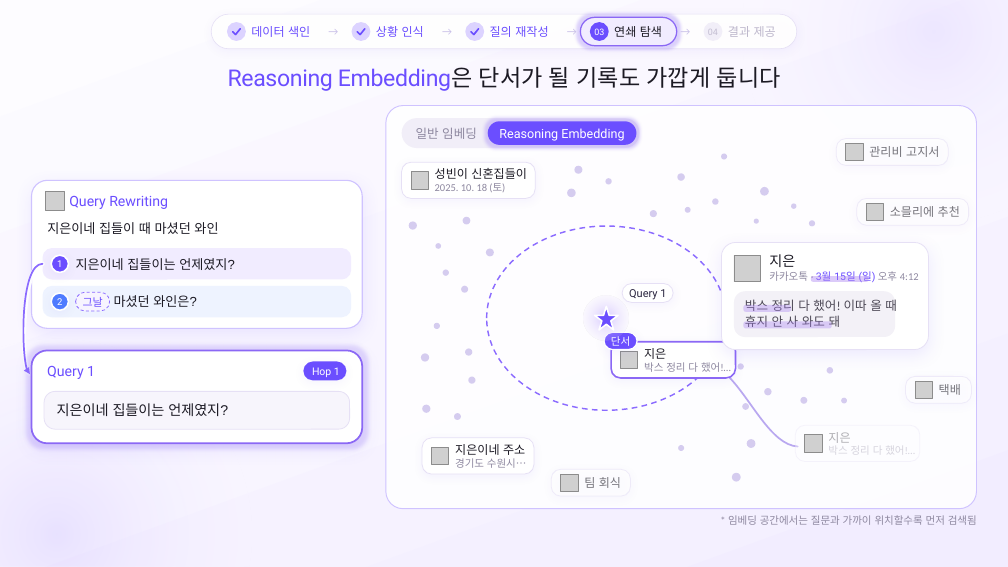
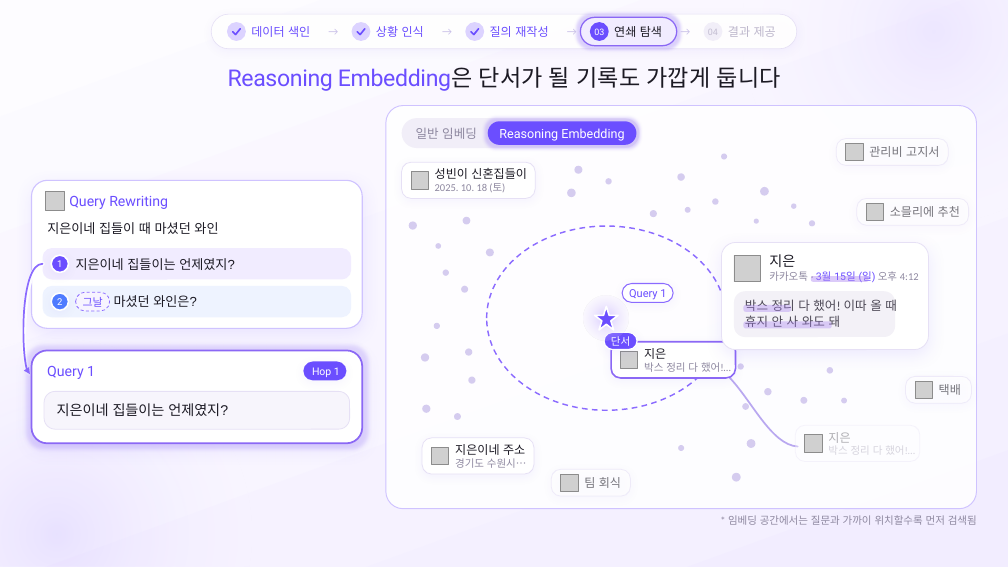
Before and after one commit to SB-Jo/t3, a slide deck: slide 14 of weave/결선준비/09_HowItWorks/HowItWorks_Argon_claude.pptx. Drawn at 1008x567 pixels with LibreOffice and Linux fonts; fonts in the diff are those of the drawing; grey boxes stand for pictures. Boxes give left, top, right and bottom in pixels: in the first picture for what was removed or moved away, otherwise in the second. Text is boxed around its words. In the diff, an @@ line names an element or a change of style, - is before the commit and + after.

```diff
--- a/weave/결선준비/09_HowItWorks/HowItWorks_Argon_claude.pptx
+++ b/weave/결선준비/09_HowItWorks/HowItWorks_Argon_claude.pptx
@@ rounded rectangle at (622,284,674,302): outline #E6E0F5 0.75 pt to #8B6BFF 0.97 pt @@
@@ text "Query 1" at (629,289,666,300): text colour #2B2640 to #6B4EFF @@
```
Also in this commit, not shown: 4 other slides changed, 43 other files.
